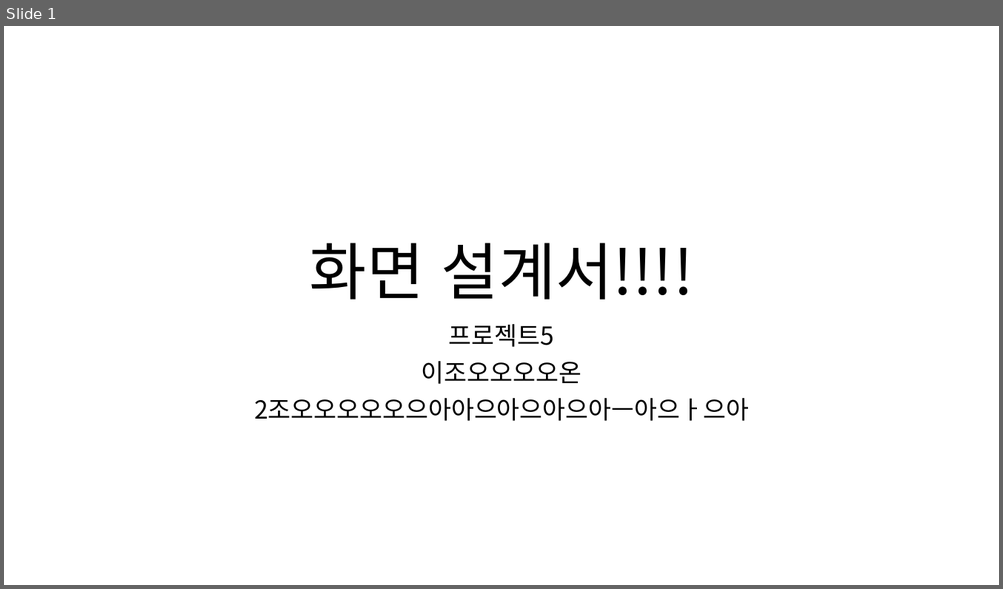
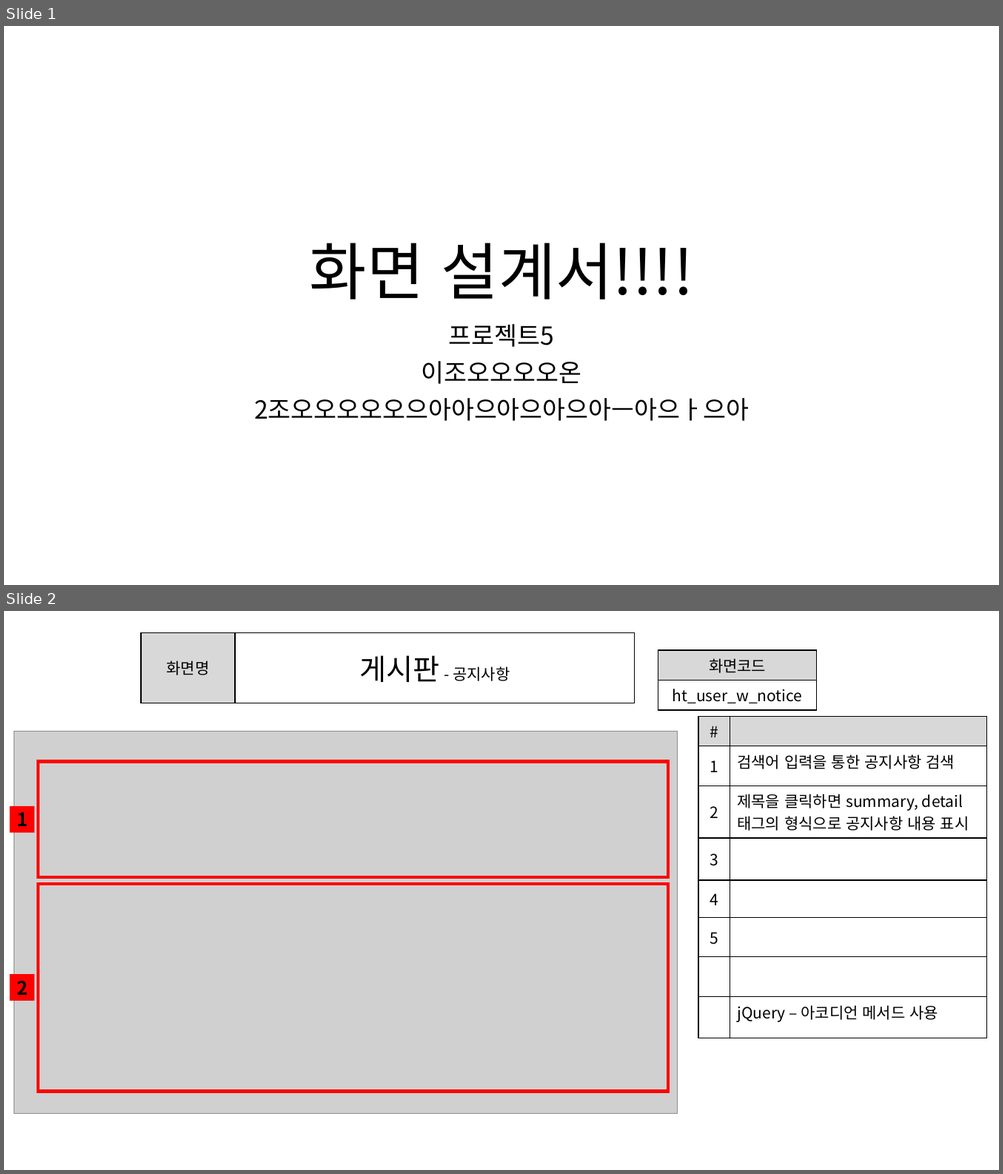
Before and after one commit to ezenteam2/e-Zone, a slide deck: 0 발표용 파워포인트/0403 1차발표/0403 project05 - 파워포인트 - 현태.pptx. Shown one above the other, each under a label of ours: slide 1 before the commit, slides 1 and 2 after it. The pictures are 1003x589 and 1003x1174 pixels, drawn with LibreOffice and Linux fonts; fonts in the diff are those of the drawing; grey boxes stand for pictures. Boxes give left, top, right and bottom in pixels: in the first picture for what was removed or moved away, otherwise in the second. Text is boxed around its words. In the diff, an @@ line names an element or a change of style, - is before the commit and + after.

```diff
--- a/0 발표용 파워포인트/0403 1차발표/0403 project05 - 파워포인트 - 현태.pptx
+++ b/0 발표용 파워포인트/0403 1차발표/0403 project05 - 파워포인트 - 현태.pptx
@@ slide 2 added at bbox=[4, 611, 999, 1170], background #FFFFFF @@
@@ table added at bbox=[142, 632, 634, 703], 1 rows, 2 columns @@
+화면명 | 게시판 - 공지사항
@@ table added at bbox=[658, 650, 817, 706], 2 rows, 1 columns @@
+화면코드
+ht_user_w_notice
@@ table added at bbox=[699, 716, 987, 1046], 8 rows, 2 columns @@
+# | 
+1 | 검색어 입력을 통한 공지사항 검색
+2 | 제목을 클릭하면 summary, detail 태그의 형식으로 공지사항 내용 표시
+3 | 
+4 | 
+5 | 
+ | 
+ | jQuery – 아코디언 메서드 사용
@@ picture added at bbox=[14, 731, 677, 1114] @@
@@ rectangle added at bbox=[37, 762, 667, 878], outline #FF0000 3 pt @@
@@ rectangle added at bbox=[10, 806, 34, 832], fill #FF0000, 18 pt, text #000000, bold @@
+1
@@ rectangle added at bbox=[37, 884, 667, 1092], outline #FF0000 3 pt @@
@@ rectangle added at bbox=[10, 974, 34, 1000], fill #FF0000, 18 pt, text #000000, bold @@
+2
```
Also in this commit, not shown: 19 other slides added, 1 other file.
